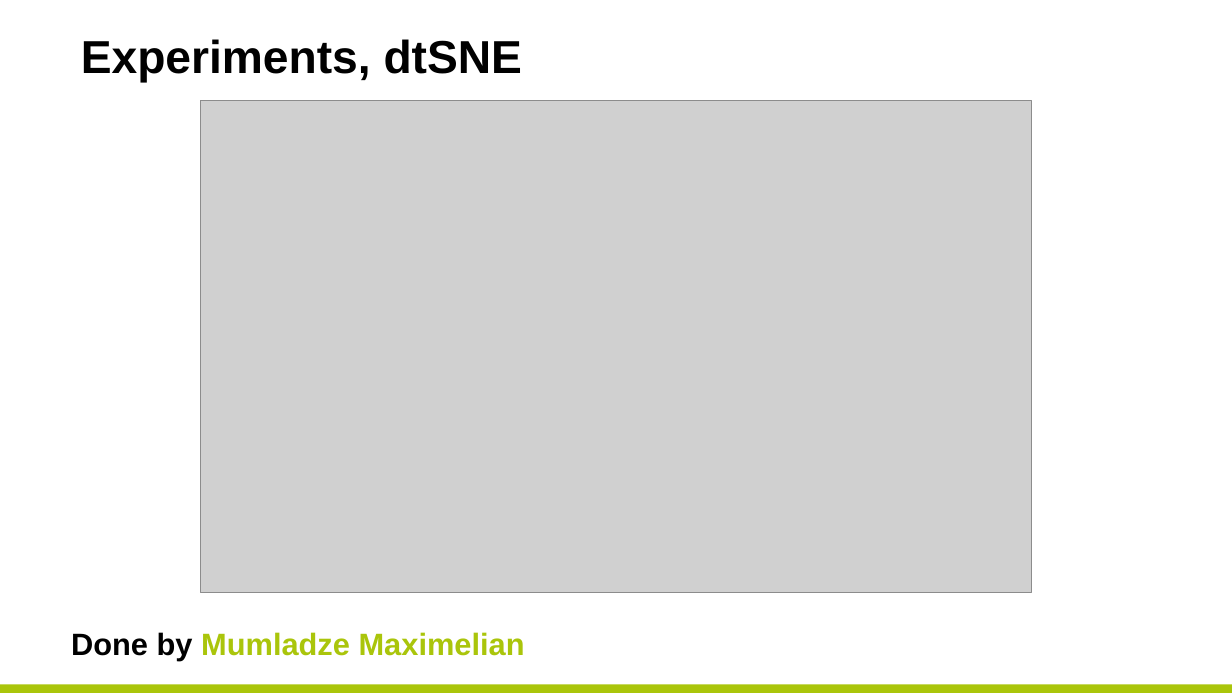
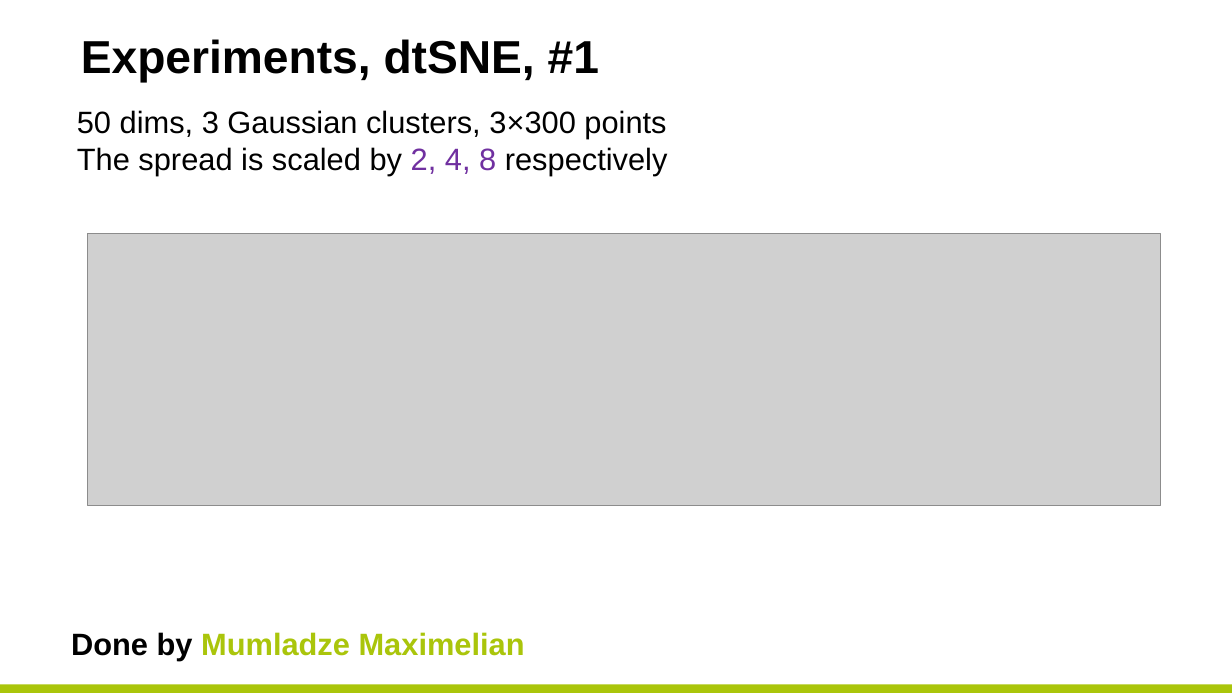
Before and after one commit to Recap-Minutes-of-Meetings/tsne, a slide deck: slide 10 of preso.pptx (slide 6 before the commit). Drawn at 1232x693 pixels with LibreOffice and Linux fonts; fonts in the diff are those of the drawing; grey boxes stand for pictures; background and template pictures are left out. Boxes give left, top, right and bottom in pixels: in the first picture for what was removed or moved away, otherwise in the second. Text is boxed around its words. In the diff, an @@ line names an element or a change of style, - is before the commit and + after.

```diff
--- a/preso.pptx
+++ b/preso.pptx
@@ title at (81,39,599,83): text changed @@
-Experiments, dtSNE
+Experiments, dtSNE, #1
@@ text added at (77,110,668,176), 24 pt, text #000000 @@
+50 dims, 3 Gaussian clusters, 3×300 points
+The spread is scaled by 2, 4, 8 respectively
@@ picture removed at (201,101,1031,592) @@
@@ picture added at (88,234,1161,506) @@
```
Also in this commit, not shown: 5 other slides changed, 8 slides added, 1 slide removed.
